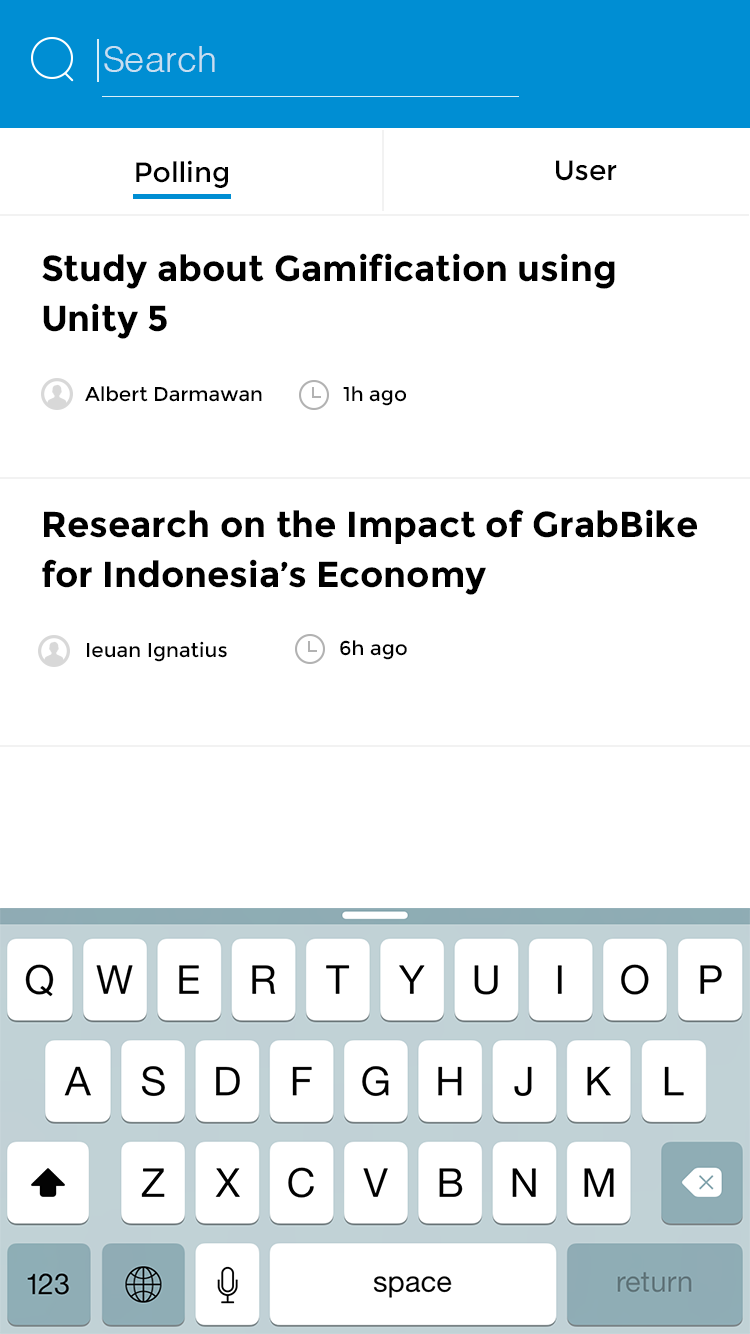
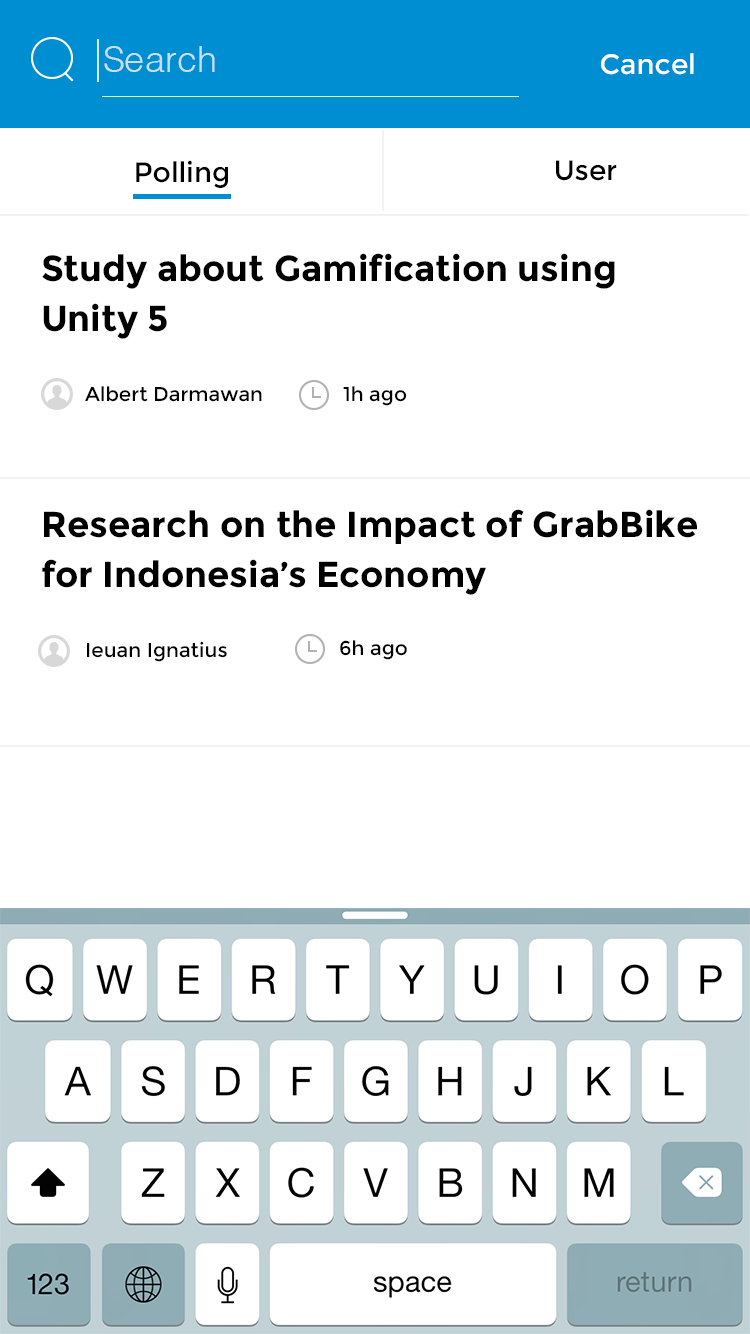
Layer changes from the first 750 x 1334 image to the second:
added layer "Cancel" in group "Article" over [601, 53, 694, 75]
